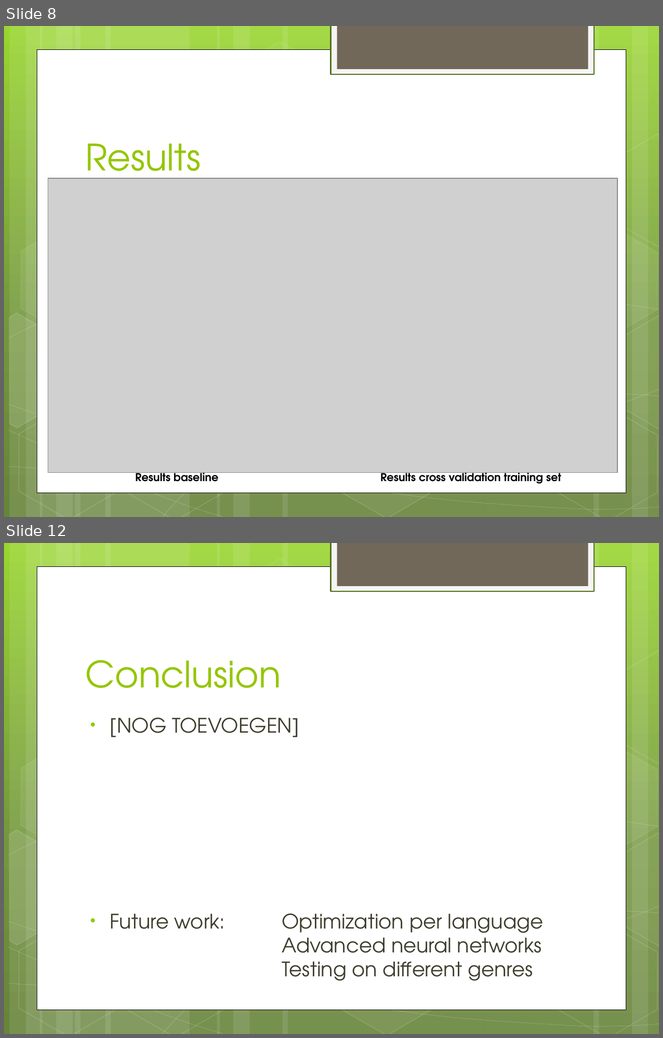
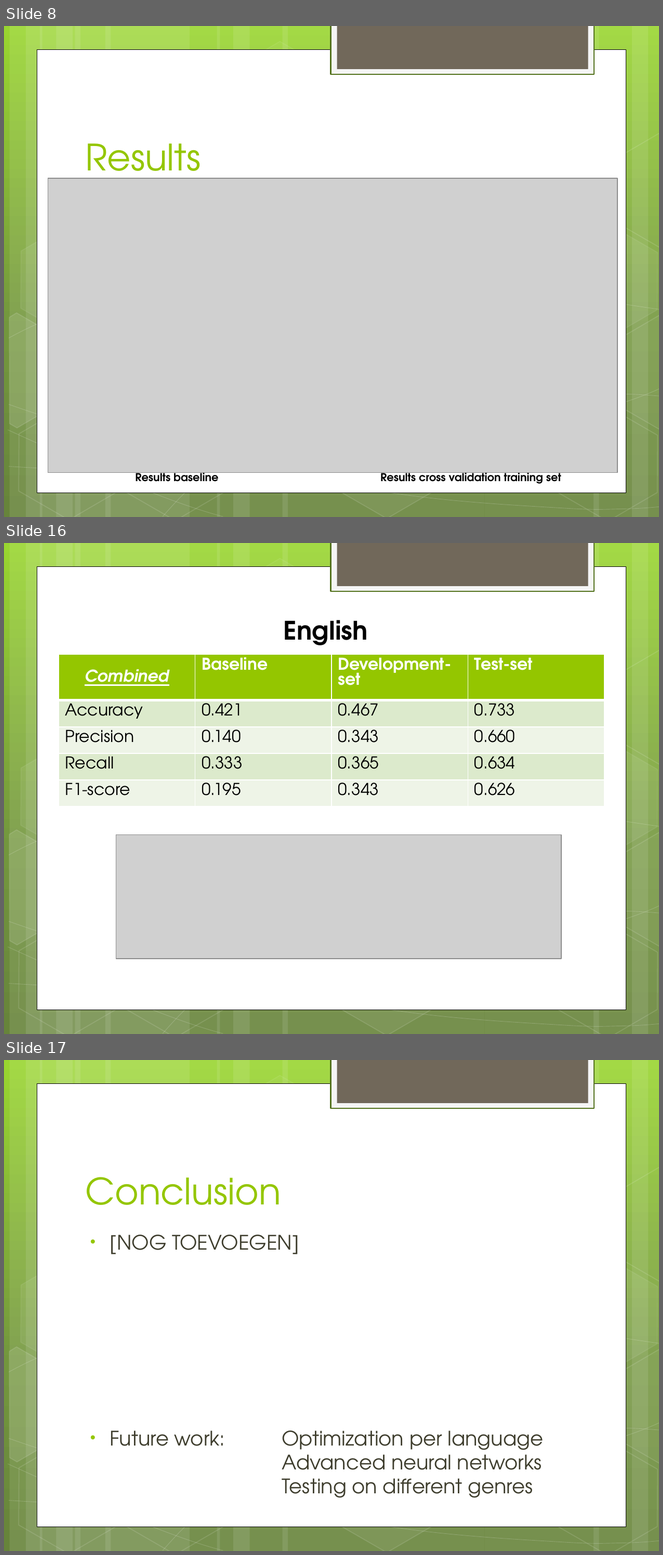
Before and after one commit to DaphneGroot/LFD-Final-Project, a slide deck: Presentation.pptx. Shown one above the other, each under a label of ours: slides 8 and 12 before the commit, slides 8, 16 and 17 after it; the slides between them are not shown. The pictures are 663x1038 and 663x1555 pixels, drawn with LibreOffice and Linux fonts; fonts in the diff are those of the drawing; grey boxes stand for pictures. Boxes give left, top, right and bottom in pixels: in the first picture for what was removed or moved away, otherwise in the second. Text is boxed around its words. In the diff, an @@ line names an element or a change of style, - is before the commit and + after.

```diff
--- a/Presentation.pptx
+++ b/Presentation.pptx
@@ slide 16 added at (x1=4, y1=543, x2=659, y2=1034), background gradient #9AD530 to #73973E to #67853C; not listed: 31 template elements that a slide beside it also shows @@
@@ text added at (x1=284, y1=620, x2=368, y2=645), 28 pt, text #000000, bold @@
+English
@@ table added at (x1=59, y1=654, x2=604, y2=807), 5 rows, 4 columns @@
+Combined | Baseline | Development-set | Test-set
+Accuracy | 0.421 | 0.467 | 0.733
+Precision | 0.140 | 0.343 | 0.660
+Recall | 0.333 | 0.365 | 0.634
+F1-score | 0.195 | 0.343 | 0.626
@@ picture added at (x1=116, y1=835, x2=561, y2=959) @@
@@ what was slide 12 is now slide 17 @@
```
Also in this commit, not shown: 7 other slides added, 3 slides removed.
